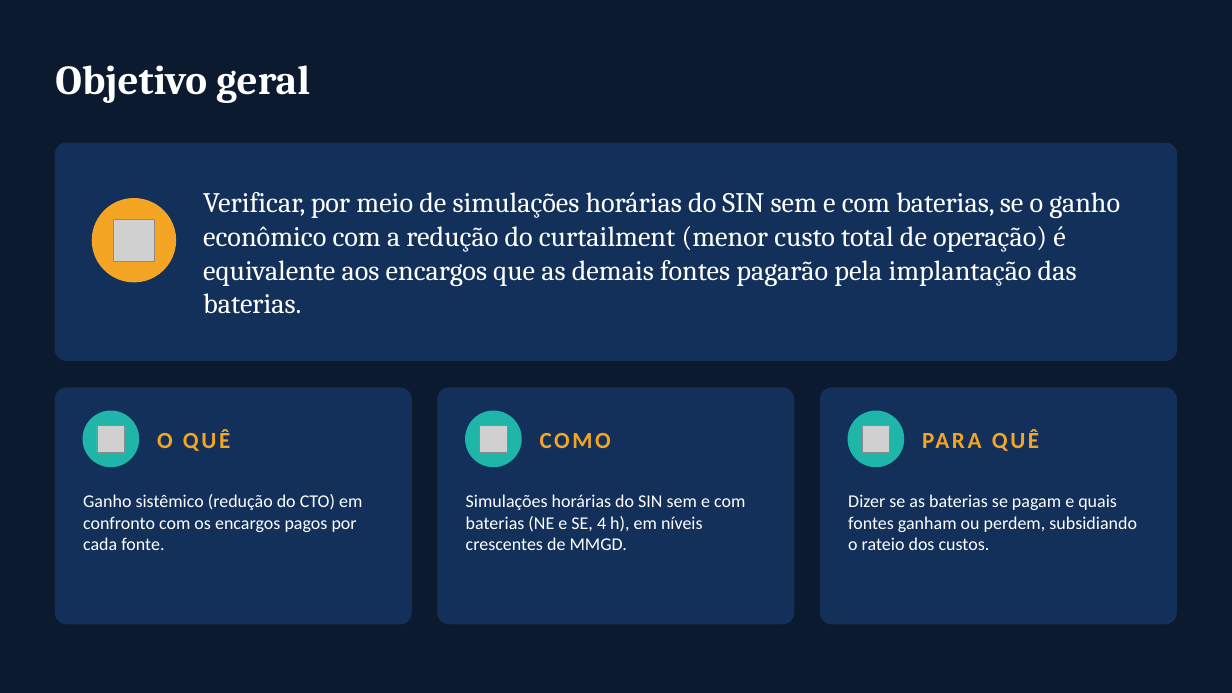
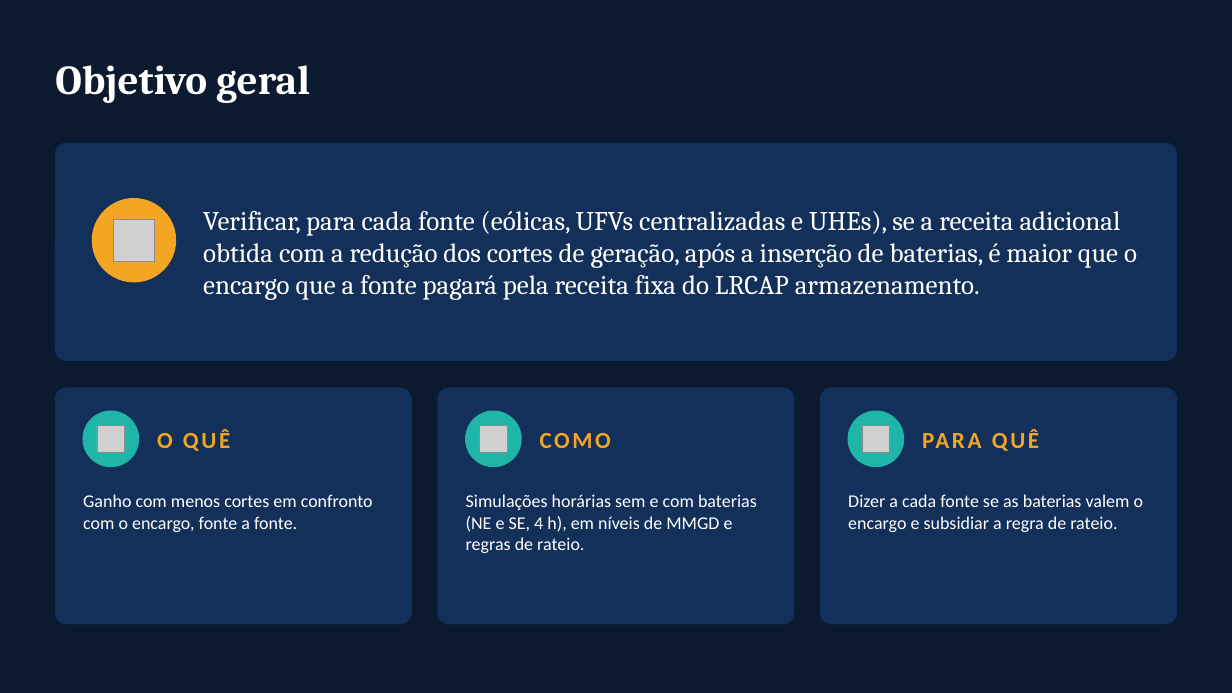
Before and after one commit to RonaldoSouza74/Instituto-de-Economia, a slide deck: slide 7 of Baterias_SIN_Economia_Setor_Eletrico_I.pptx. Drawn at 1232x693 pixels with LibreOffice and Linux fonts; fonts in the diff are those of the drawing; grey boxes stand for pictures. Boxes give left, top, right and bottom in pixels: in the first picture for what was removed or moved away, otherwise in the second. Text is boxed around its words. In the diff, an @@ line names an element or a change of style, - is before the commit and + after.

```diff
--- a/Baterias_SIN_Economia_Setor_Eletrico_I.pptx
+++ b/Baterias_SIN_Economia_Setor_Eletrico_I.pptx
@@ text at (203, 211, 1137, 300): text changed; size 22 to 21 pt @@
-Verificar, por meio de simulações horárias do SIN sem e com baterias, se o ganho econômico com a redução do curtailment (menor custo total de operação) é equivalente aos encargos que as demais fontes pagarão pela implantação das baterias.
+Verificar, para cada fonte (eólicas, UFVs centralizadas e UHEs), se a receita adicional obtida com a redução dos cortes de geração, após a inserção de baterias, é maior que o encargo que a fonte pagará pela receita fixa do LRCAP armazenamento.
@@ text at (83, 494, 373, 532): text changed @@
-Ganho sistêmico (redução do CTO) em confronto com os encargos pagos por cada fonte.
+Ganho com menos cortes em confronto com o encargo, fonte a fonte.
@@ text at (466, 494, 757, 553): text changed @@
-Simulações horárias do SIN sem e com baterias (NE e SE, 4 h), em níveis crescentes de MMGD.
+Simulações horárias sem e com baterias (NE e SE, 4 h), em níveis de MMGD e regras de rateio.
@@ text at (848, 494, 1143, 532): text changed @@
-Dizer se as baterias se pagam e quais fontes ganham ou perdem, subsidiando o rateio dos custos.
+Dizer a cada fonte se as baterias valem o encargo e subsidiar a regra de rateio.
```
Also in this commit, not shown: 15 other slides changed, 2 slides added, 2 slides removed.
